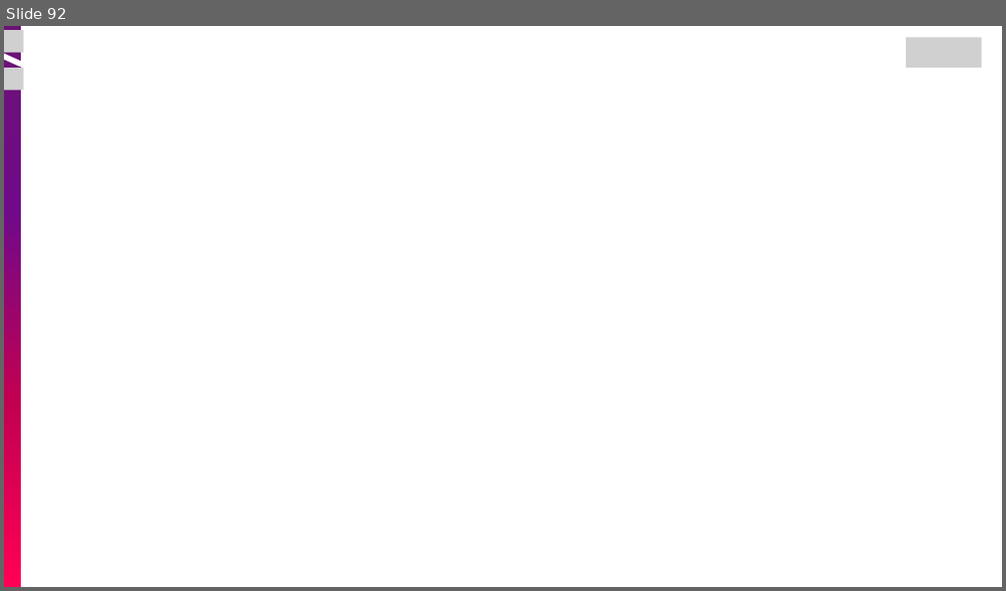
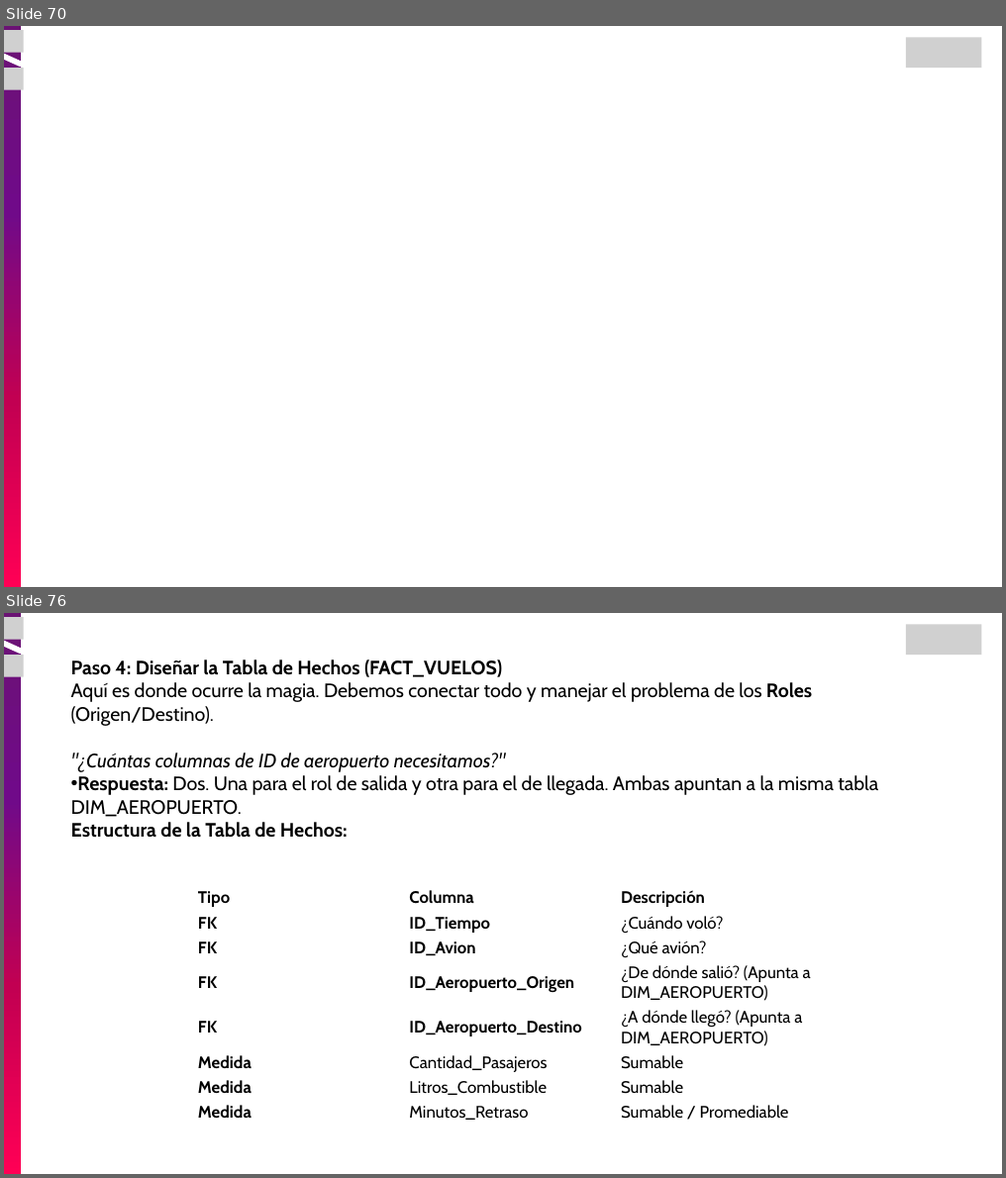
Before and after one commit to pariasm97/curso-ingenieria-de-datos, a slide deck: modulo-02_bases_datos/02_Bodegas de Datos - Intro Redshift/01_Bodegas de Datos.pptx. Shown one above the other, each under a label of ours: slide 92 before the commit, slides 70 and 76 after it; the slides between them are not shown. The pictures are 1006x591 and 1006x1178 pixels, drawn with LibreOffice and Linux fonts; fonts in the diff are those of the drawing; grey boxes stand for pictures. Boxes give left, top, right and bottom in pixels: in the first picture for what was removed or moved away, otherwise in the second. Text is boxed around its words. In the diff, an @@ line names an element or a change of style, - is before the commit and + after.

```diff
--- a/modulo-02_bases_datos/02_Bodegas de Datos - Intro Redshift/01_Bodegas de Datos.pptx
+++ b/modulo-02_bases_datos/02_Bodegas de Datos - Intro Redshift/01_Bodegas de Datos.pptx
@@ slide 76 added at (4,613,1002,1174), background #FFFFFF @@
@@ group added at (4,613,25,1174): 2 freeform shapes, 2 pictures @@
@@ picture added at (906,625,981,655) @@
@@ text added at (71,660,878,838), 28 pt, text #000000 @@
+Paso 4: Diseñar la Tabla de Hechos (FACT_VUELOS)
+Aquí es donde ocurre la magia. Debemos conectar todo y manejar el problema de los Roles (Origen/Destino).
+"¿Cuántas columnas de ID de aeropuerto necesitamos?"
+• Respuesta: Dos. Una para el rol de salida y otra para el de llegada. Ambas apuntan a la misma tabla DIM_AEROPUERTO.
+Estructura de la Tabla de Hechos:
@@ table added at (193,885,818,1125), 8 rows, 3 columns @@
+Tipo | Columna | Descripción
+FK | ID_Tiempo | ¿Cuándo voló?
+FK | ID_Avion | ¿Qué avión?
+FK | ID_Aeropuerto_Origen | ¿De dónde salió? (Apunta a DIM_AEROPUERTO)
+FK | ID_Aeropuerto_Destino | ¿A dónde llegó? (Apunta a DIM_AEROPUERTO)
+Medida | Cantidad_Pasajeros | Sumable
+Medida | Litros_Combustible | Sumable
+Medida | Minutos_Retraso | Sumable / Promediable
@@ what was slide 92 is now slide 70 @@
```
Also in this commit, not shown: 23 slides changed, 12 other slides added.
